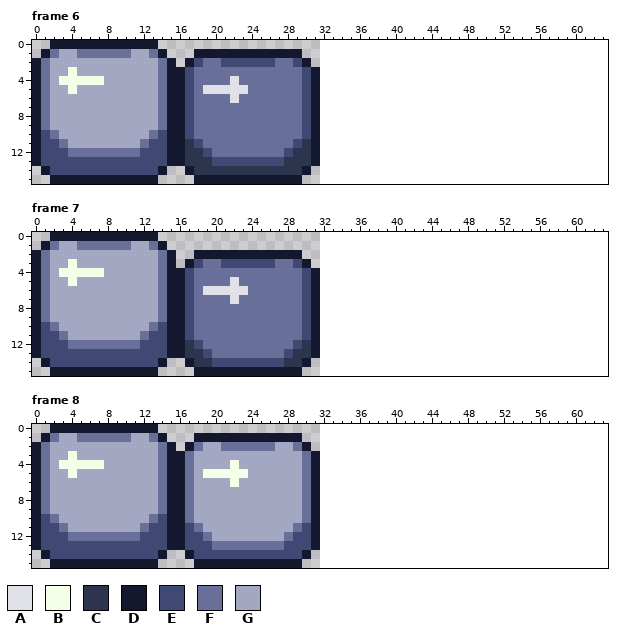
Pixel-art file -- saraqael/assets/ases/keyboard-move.ase. The picture above was drawn from the file before the commit.
32x16 pixels, 8 frames. Shown: frame 6, frame 7, frame 8. The old version is drawn lined up with the new one, on the new canvas. The commit also changed other frames, which this record leaves out.
Palette (. is transparent): A #dfe0e8  B #f5ffe8  C #2c354d  D #14182e  E #404973  F #686f99  G #a3a7c2
Pixels before, frame 6, first column x 0:
 0 ..DDDDDDDDDDDD..................
 1 .DFGGFFFFFFGGFD...DDDDDDDDDDDD..
 2 DFGGGGGGGGGGGGFD.DEFFEEEEEEFFED.
 3 DFGGBGGGGGGGGGFDDEFFFFFFFFFFFFED
 4 DFGBBBBBGGGGGGFDDEFFFFAFFFFFFFED
 5 DFGGBGGGGGGGGGFDDEFAAAAAFFFFFFED
 6 DFGGGGGGGGGGGGFDDEFFFFAFFFFFFFED
 7 DFGGGGGGGGGGGGFDDEFFFFFFFFFFFFED
 8 DFGGGGGGGGGGGGFDDEFFFFFFFFFFFFED
 9 DFGGGGGGGGGGGGFDDEFFFFFFFFFFFFED
10 DEFGGGGGGGGGGFEDDEFFFFFFFFFFFFED
11 DEEFGGGGGGGGFEEDDCEFFFFFFFFFFECD
12 DEEEFFFFFFFFEEEDDCCEFFFFFFFFECCD
13 DEEEEEEEEEEEEEEDDCCCEEEEEEEECCCD
14 .DEEEEEEEEEEEED..DCCCCCCCCCCCCD.
15 ..DDDDDDDDDDDD....DDDDDDDDDDDD..
Pixels before, frame 7, first column x 0:
 0 ..DDDDDDDDDDDD..................
 1 .DFGGFFFFFFGGFD.................
 2 DFGGGGGGGGGGGGFD..DDDDDDDDDDDD..
 3 DFGGBGGGGGGGGGFD.DEFFEEEEEEFFED.
 4 DFGBBBBBGGGGGGFDDEFFFFFFFFFFFFED
 5 DFGGBGGGGGGGGGFDDEFFFFAFFFFFFFED
 6 DFGGGGGGGGGGGGFDDEFAAAAAFFFFFFED
 7 DFGGGGGGGGGGGGFDDEFFFFAFFFFFFFED
 8 DFGGGGGGGGGGGGFDDEFFFFFFFFFFFFED
 9 DFGGGGGGGGGGGGFDDEFFFFFFFFFFFFED
10 DEFGGGGGGGGGGFEDDEFFFFFFFFFFFFED
11 DEEFGGGGGGGGFEEDDEFFFFFFFFFFFFED
12 DEEEFFFFFFFFEEEDDCEFFFFFFFFFFECD
13 DEEEEEEEEEEEEEEDDCCEFFFFFFFFECCD
14 .DEEEEEEEEEEEED..DCCEEEEEEEECCD.
15 ..DDDDDDDDDDDD....DDDDDDDDDDDD..
Pixels before, frame 8, first column x 0:
 0 ..DDDDDDDDDDDD..................
 1 .DFGGFFFFFFGGFD...DDDDDDDDDDDD..
 2 DFGGGGGGGGGGGGFD.DFGGFFFFFFGGFD.
 3 DFGGBGGGGGGGGGFDDFGGGGGGGGGGGGFD
 4 DFGBBBBBGGGGGGFDDFGGGGBGGGGGGGFD
 5 DFGGBGGGGGGGGGFDDFGBBBBBGGGGGGFD
 6 DFGGGGGGGGGGGGFDDFGGGGBGGGGGGGFD
 7 DFGGGGGGGGGGGGFDDFGGGGGGGGGGGGFD
 8 DFGGGGGGGGGGGGFDDFGGGGGGGGGGGGFD
 9 DFGGGGGGGGGGGGFDDFGGGGGGGGGGGGFD
10 DEFGGGGGGGGGGFEDDFGGGGGGGGGGGGFD
11 DEEFGGGGGGGGFEEDDEFGGGGGGGGGGFED
12 DEEEFFFFFFFFEEEDDEEFGGGGGGGGFEED
13 DEEEEEEEEEEEEEEDDEEEFFFFFFFFEEED
14 .DEEEEEEEEEEEED..DEEEEEEEEEEEED.
15 ..DDDDDDDDDDDD....DDDDDDDDDDDD..
Now the later version:
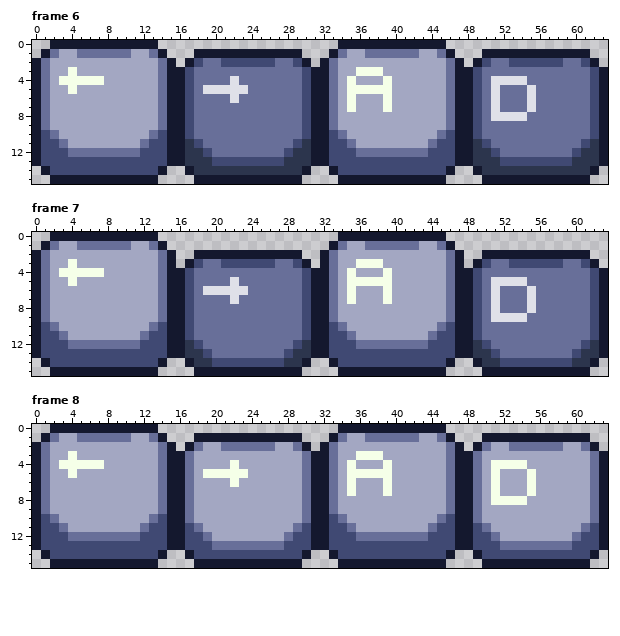
Changes in this commit:
canvas 32x16 -> 64x16
Frame 6:
y 0: x 34..45 ............ -> DDDDDDDDDDDD
y 1: x 33..46 .............. -> DFGGFFFFFFGGFD; x 50..61 ............ -> DDDDDDDDDDDD
y 2: x 32..47 ................ -> DFGGGGGGGGGGGGFD; x 49..62 .............. -> DEFFEEEEEEFFED
y 3: x 32..63 ................................ -> DFGGBBBGGGGGGGFDDEFFFFFFFFFFFFED
y 4: x 32..63 ................................ -> DFGBGGGBGGGGGGFDDEFAAAAFFFFFFFED
y 5: x 32..63 ................................ -> DFGBBBBBGGGGGGFDDEFAFFFAFFFFFFED
y 6..7: x 32..63 ................................ -> DFGBGGGBGGGGGGFDDEFAFFFAFFFFFFED
y 8: x 32..63 ................................ -> DFGGGGGGGGGGGGFDDEFAAAAFFFFFFFED
y 9: x 32..63 ................................ -> DFGGGGGGGGGGGGFDDEFFFFFFFFFFFFED
y 10: x 32..63 ................................ -> DEFGGGGGGGGGGFEDDEFFFFFFFFFFFFED
y 11: x 32..63 ................................ -> DEEFGGGGGGGGFEEDDCEFFFFFFFFFFECD
y 12: x 32..63 ................................ -> DEEEFFFFFFFFEEEDDCCEFFFFFFFFECCD
y 13: x 32..63 ................................ -> DEEEEEEEEEEEEEEDDCCCEEEEEEEECCCD
y 14: x 33..46 .............. -> DEEEEEEEEEEEED; x 49..62 .............. -> DCCCCCCCCCCCCD
y 15: x 34..45 ............ -> DDDDDDDDDDDD; x 50..61 ............ -> DDDDDDDDDDDD
Frame 7:
y 0: x 34..45 ............ -> DDDDDDDDDDDD
y 1: x 33..46 .............. -> DFGGFFFFFFGGFD
y 2: x 32..47 ................ -> DFGGGGGGGGGGGGFD; x 50..61 ............ -> DDDDDDDDDDDD
y 3: x 32..47 ................ -> DFGGBBBGGGGGGGFD; x 49..62 .............. -> DEFFEEEEEEFFED
y 4: x 32..63 ................................ -> DFGBGGGBGGGGGGFDDEFFFFFFFFFFFFED
y 5: x 32..63 ................................ -> DFGBBBBBGGGGGGFDDEFAAAAFFFFFFFED
y 6..7: x 32..63 ................................ -> DFGBGGGBGGGGGGFDDEFAFFFAFFFFFFED
y 8: x 32..63 ................................ -> DFGGGGGGGGGGGGFDDEFAFFFAFFFFFFED
y 9: x 32..63 ................................ -> DFGGGGGGGGGGGGFDDEFAAAAFFFFFFFED
y 10: x 32..63 ................................ -> DEFGGGGGGGGGGFEDDEFFFFFFFFFFFFED
y 11: x 32..63 ................................ -> DEEFGGGGGGGGFEEDDEFFFFFFFFFFFFED
y 12: x 32..63 ................................ -> DEEEFFFFFFFFEEEDDCEFFFFFFFFFFECD
y 13: x 32..63 ................................ -> DEEEEEEEEEEEEEEDDCCEFFFFFFFFECCD
y 14: x 33..46 .............. -> DEEEEEEEEEEEED; x 49..62 .............. -> DCCEEEEEEEECCD
y 15: x 34..45 ............ -> DDDDDDDDDDDD; x 50..61 ............ -> DDDDDDDDDDDD
Frame 8:
y 0: x 34..45 ............ -> DDDDDDDDDDDD
y 1: x 33..46 .............. -> DFGGFFFFFFGGFD; x 50..61 ............ -> DDDDDDDDDDDD
y 2: x 32..47 ................ -> DFGGGGGGGGGGGGFD; x 49..62 .............. -> DFGGFFFFFFGGFD
y 3: x 32..63 ................................ -> DFGGBBBGGGGGGGFDDFGGGGGGGGGGGGFD
y 4: x 32..63 ................................ -> DFGBGGGBGGGGGGFDDFGBBBBGGGGGGGFD
y 5: x 32..63 ................................ -> DFGBBBBBGGGGGGFDDFGBGGGBGGGGGGFD
y 6..7: x 32..63 ................................ -> DFGBGGGBGGGGGGFDDFGBGGGBGGGGGGFD
y 8: x 32..63 ................................ -> DFGGGGGGGGGGGGFDDFGBBBBGGGGGGGFD
y 9: x 32..63 ................................ -> DFGGGGGGGGGGGGFDDFGGGGGGGGGGGGFD
y 10: x 32..63 ................................ -> DEFGGGGGGGGGGFEDDFGGGGGGGGGGGGFD
y 11: x 32..63 ................................ -> DEEFGGGGGGGGFEEDDEFGGGGGGGGGGFED
y 12: x 32..63 ................................ -> DEEEFFFFFFFFEEEDDEEFGGGGGGGGFEED
y 13: x 32..63 ................................ -> DEEEEEEEEEEEEEEDDEEEFFFFFFFFEEED
y 14: x 33..46 .............. -> DEEEEEEEEEEEED; x 49..62 .............. -> DEEEEEEEEEEEED
y 15: x 34..45 ............ -> DDDDDDDDDDDD; x 50..61 ............ -> DDDDDDDDDDDD
Changed places in both pictures, as pixel boxes (x1, y1, x2, y2):
added: (320, 40, 608, 184)
added: (320, 232, 608, 376)
added: (320, 424, 608, 568)
